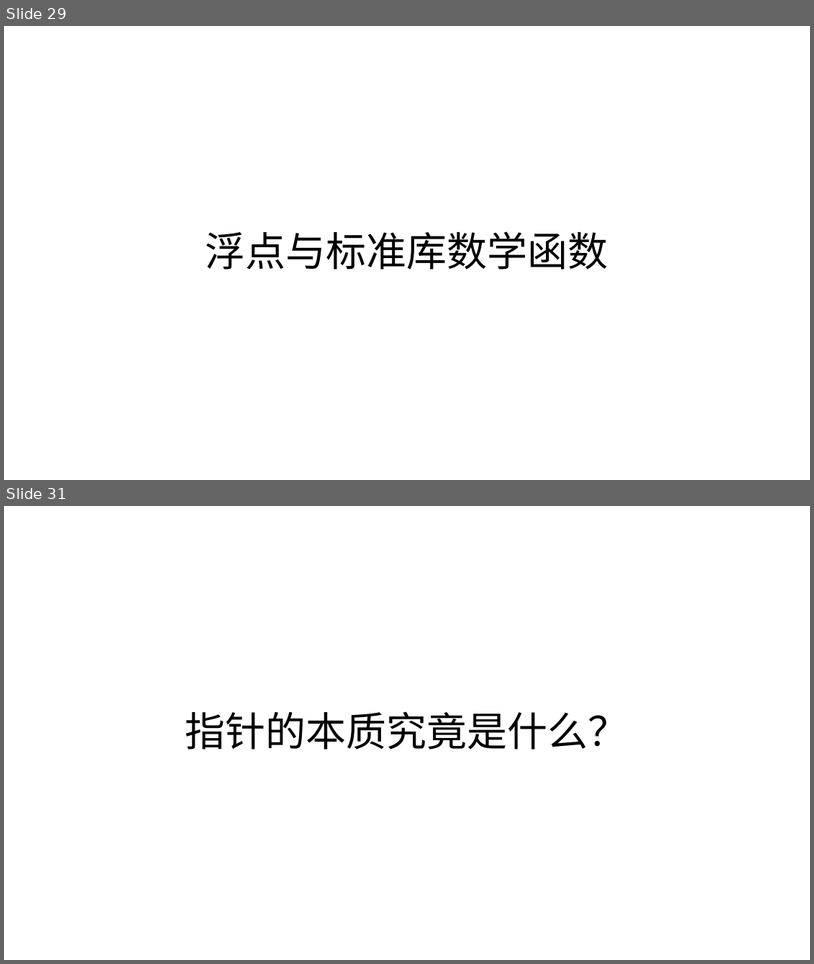
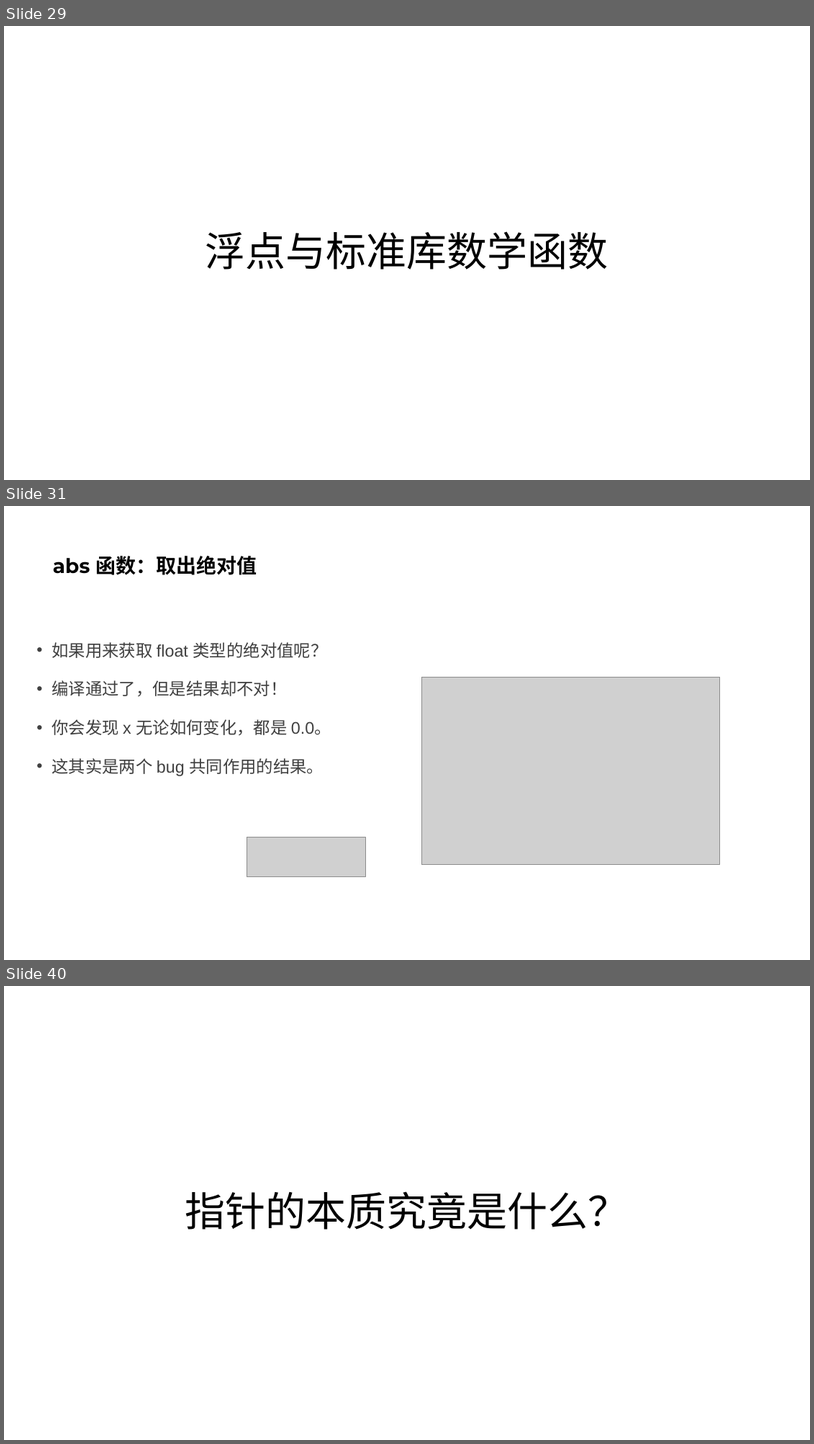
Before and after one commit to parallel101/course, a slide deck: 12/slides.pptx. Shown one above the other, each under a label of ours: slides 29 and 31 before the commit, slides 29, 31 and 40 after it; the slides between them are not shown. The pictures are 814x964 and 814x1444 pixels, drawn with LibreOffice and Linux fonts; fonts in the diff are those of the drawing; grey boxes stand for pictures. Boxes give left, top, right and bottom in pixels: in the first picture for what was removed or moved away, otherwise in the second. Text is boxed around its words. In the diff, an @@ line names an element or a change of style, - is before the commit and + after.

```diff
--- a/12/slides.pptx
+++ b/12/slides.pptx
@@ slide 31 added at (x1=4, y1=506, x2=810, y2=960), background #FFFFFF @@
@@ title added at (x1=53, y1=556, x2=257, y2=575), 24 pt, text #000000, bold @@
+abs 函数：取出绝对值
@@ text added at (x1=52, y1=642, x2=332, y2=776), 20 pt, text #404040 @@
+• 如果用来获取 float 类型的绝对值呢？
+• 编译通过了，但是结果却不对！
+• 你会发现 x 无论如何变化，都是 0.0。
+• 这其实是两个 bug 共同作用的结果。
@@ picture added at (x1=422, y1=677, x2=720, y2=864) @@
@@ picture added at (x1=247, y1=837, x2=365, y2=876) @@
@@ what was slide 31 is now slide 40 @@
```
Also in this commit, not shown: 1 slide changed, 9 other slides added, 1 slide removed, 16 other files.
